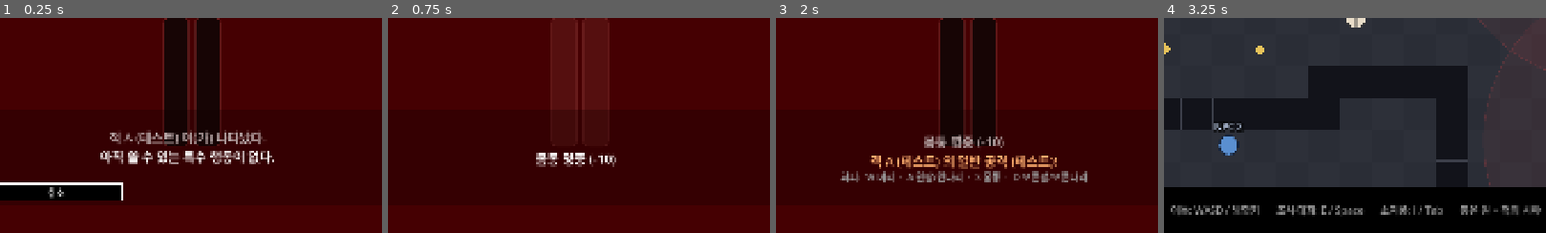
Above: before the commit, frames 1-4 (left to right).
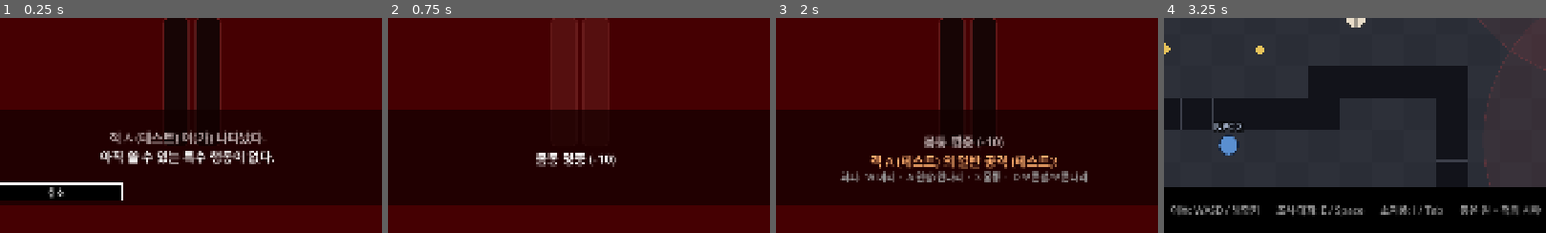
Above: after the commit, the same moments.

Repository: HomilBBANG/rt_Tevah
Game: Godot game, scene res://tests/combat_smoke.tscn
Same seed, same stepped clock (60 frames per second), same inputs: the game is played once before the commit and once after it. This scene is started directly instead of the project's main scene.
Inputs (mouse positions are % of the whole screen's width and height, from its top left):
- Up to frame 1 (0.25 s): no input
- Up to frame 2 (0.75 s): tap Enter (ui_accept) at 0.5 s; drag from (10, 79) to (60, 28) at 0.52 s
- Up to frame 3 (2 s): drag from (30, 55) to (45, 70) at 1.27 s
- Up to frame 4 (3.25 s): click "타이틀로" at 2 s; click "새 회차" at 2.75 s
The pictures show only the part of the screen within x 25-75%, y 50-100%; the shares and areas given below are measured in that part.

The runs differ from the first frame. In frame 1, 0.3% of the frame differs, in the area x 42-58%, y 42-60%; in frame 2, 2.4%; in frame 3, 0.3%; in frame 4, nothing differs.
Error in both runs: Invalid access to property or key 'process_frame' on a base object of type 'null instance'. (res://scenes/combat.gd:256)

Commit message:
Combat text box background opacity 70%
Co-Authored-By: Claude Opus 5.5 <noreply@anthropic.com>

Diff:
--- a/scenes/combat.tscn
+++ b/scenes/combat.tscn
@@ -11,7 +11,7 @@
 content_margin_top = 12.0
 content_margin_right = 30.0
 content_margin_bottom = 12.0
-bg_color = Color(0.07, 0, 0, 0.3)
+bg_color = Color(0.07, 0, 0, 0.7)
 border_width_left = 3
 border_width_top = 3
 border_width_right = 3
--- a/tests/combat_smoke.gd
+++ b/tests/combat_smoke.gd
@@ -21,7 +21,7 @@
 	check("나타났다" in ui.get_node("%Message").text, "처음에 '나타났다' 표시")
 	var acts: Array = ui.get_node("%Actions").get_children().map(func(b): return b.text)
 	check(acts == ["공격", "특수", "아이템", "도주"], "행동 버튼: 공격 · 특수 · 아이템 · 도주 (%s)" % [acts])
-	check(is_equal_approx(ui.get_node("TextBox").get_theme_stylebox("panel").bg_color.a, 0.3), "텍스트 창 불투명도 30%")
+	check(is_equal_approx(ui.get_node("TextBox").get_theme_stylebox("panel").bg_color.a, 0.7), "텍스트 창 불투명도 70%")
 	ui.get_node("%SpecialButton").pressed.emit()
 	await _wait(0.1)
 	check("특수 행동이 없다" in ui.get_node("%Message").text and ui.get_node("%Options").get_child_count() == 1, "특수 → 아직 없음 + 취소")
Not shown, changed: CLAUDE.md
